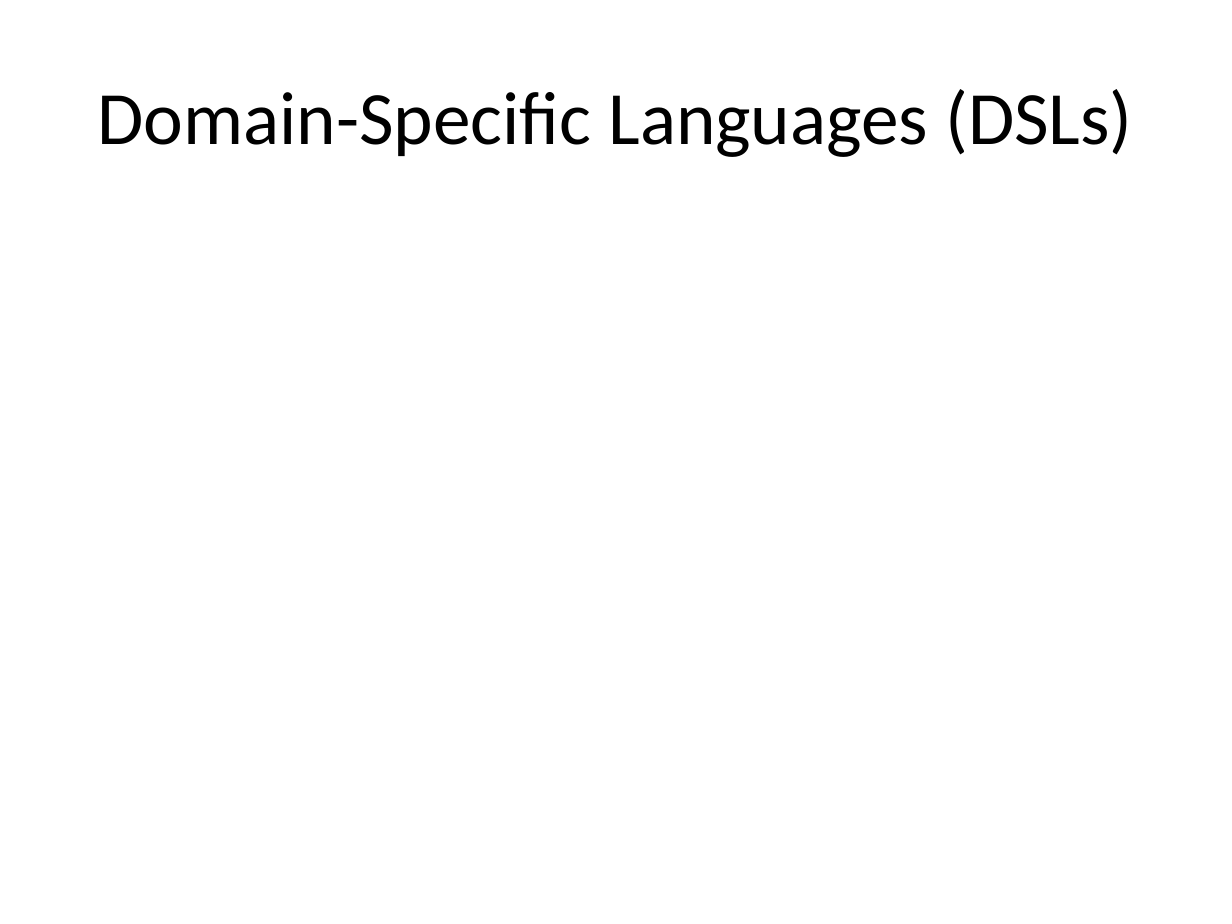
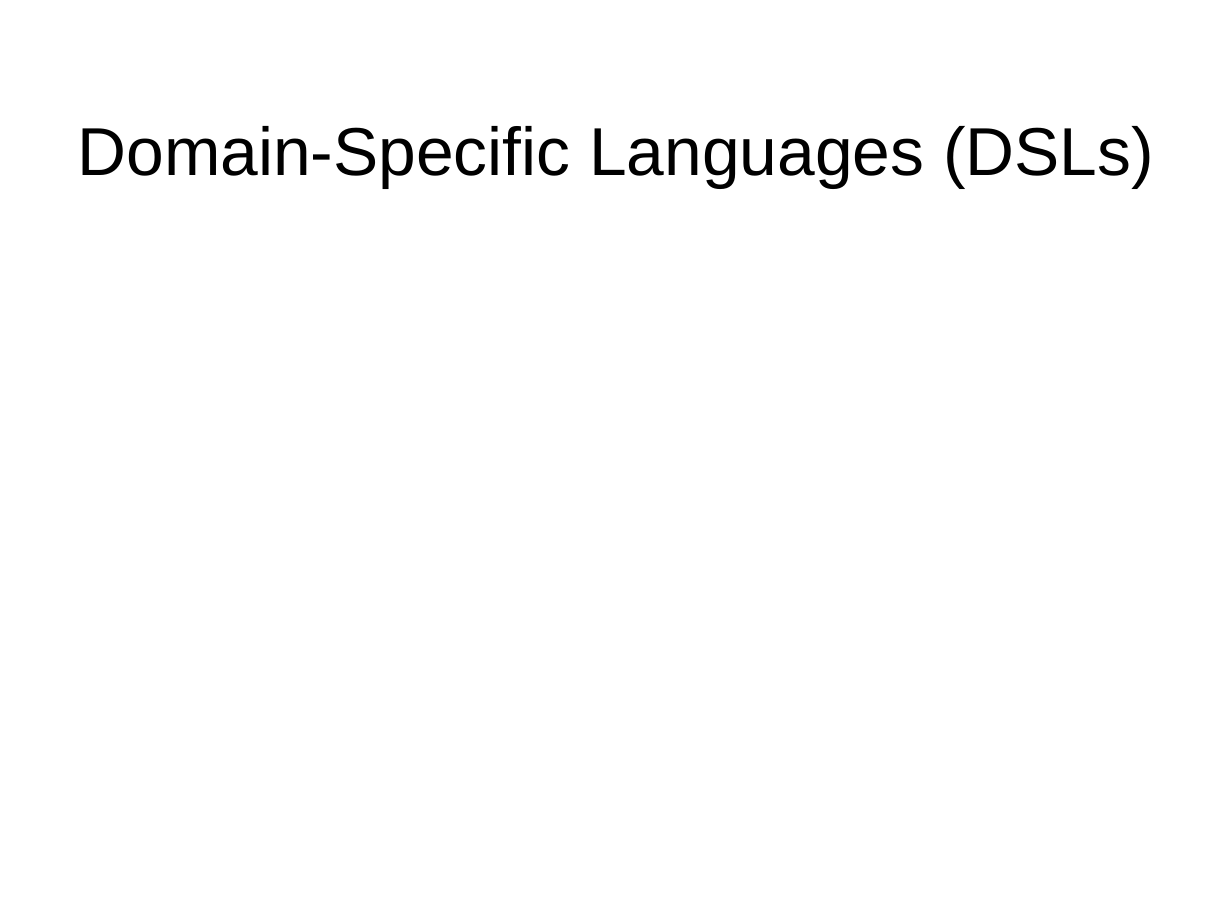
Before and after one commit to gcms/ncb, a slide deck: slide 14 of dissertacao/ApresentacaoGustavo.pptx (slide 13 before the commit). Drawn at 1232x924 pixels with LibreOffice and Linux fonts; fonts in the diff are those of the drawing; background and template pictures are left out. Boxes give left, top, right and bottom in pixels: in the first picture for what was removed or moved away, otherwise in the second. Text is boxed around its words. In the diff, an @@ line names an element or a change of style, - is before the commit and + after.

```diff
--- a/dissertacao/ApresentacaoGustavo.pptx
+++ b/dissertacao/ApresentacaoGustavo.pptx
@@ title "Domain-Specific Languages (DSLs)": place and size @@
-title "Domain-Specific Languages (DSLs)" at box(97, 89, 1133, 157)
+title "Domain-Specific Languages (DSLs)" at box(77, 126, 1154, 189)
@@ title "Domain-Specific Languages (DSLs)" at box(77, 126, 1154, 189): size 44 to 39.6 pt, font Calibri to Arial @@
```
Also in this commit, not shown: 15 other slides changed, 22 slides added, 1 slide removed, 1 other file.
